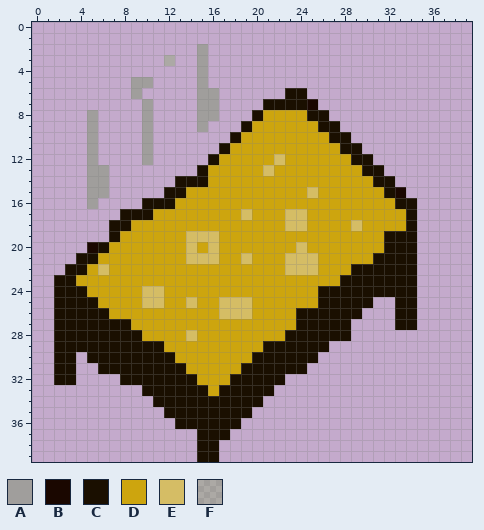
Pixel-art sprite, stored at images/fry.png. The picture above is the old version.
The file is 40x40 pixels. Pixels under 10% opacity are left out.
Palette (. is transparent): A #a09e9c  B #1a0700  C #1a0f00  D #cda50e  E #d5bd65  F #48a60231
Pixels before, first column x 2:
 2 .............A...................
 3 ..........F..A...................
 4 .............A...................
 5 .......AA....A...................
 6 .......A.....AA......CC..........
 7 ........A....AA....CCCCB.........
 8 ...A....A....AA...CDDDDCC........
 9 ...A....A....A...CDDDDDDCC.......
10 ...A....A.......CDDDDDDDDCC......
11 ...A....A......CDDDDDDDDDDCC.....
12 ...A....A.....CDDDDDEDDDDDDCC....
13 ...AA........CDDDDDEDDDDDDDDCC...
14 ...AA......CCCDDDDDDDDDDDDDDDCC..
15 ...AA.....CCDDDDDDDDDDDEDDDDDDCB.
16 ...A....CCCDDDDDDDDDDDDDDDDDDDDCC
17 ......CCCDDDDDDDDEDDDEEDDDDDDDDDC
18 .....CCDDDDDDDDDDDDDDEEDDDDEDDDDC
19 .....CDDDDDDEEEDDDDDDDDDDDDDDDCCC
20 ...BCDDDDDDDEDEDDDDDDDEDDDDDDDCCC
21 ..CCDDDDDDDDEEEDDEDDDEEEDDDDDCCCC
22 .CCDEDDDDDDDDDDDDDDDDEEEDDDCCCCCC
23 CCDDDDDDDDDDDDDDDDDDDDDDDDCCCCCCC
24 CCCDDDDDEEDDDDDDDDDDDDDDCCCCCCCCC
25 CCCCDDDDEEDDEDDEEEDDDDDDCCCCC..CC
26 CCCCCDDDDDDDDDDEEEDDDDCCCCCC...CC
27 CCCCCCCDDDDDDDDDDDDDDDCCCCC....CC
28 CCCCCCCCDDDDEDDDDDDDDCCCCCC......
29 CCCCCCCCCCDDDDDDDDDCCCCCC........
30 CC.CCCCCCCCDDDDDDDCCCCCC.........
31 CC..CCCCCCCCDDDDDCCCCCC..........
32 CC....CCCCCCCDDDCCCCC............
33 ........CCCCCCDCCCCC.............
34 .........CCCCCCCCCC..............
35 ..........CCCCCCCC...............
36 ...........CCCCCC................
37 .............CCC.................
38 .............CC..................
39 .............CC..................
New version:
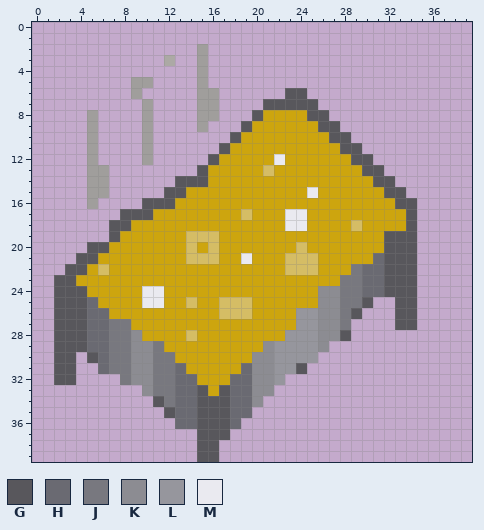
Colours new in this view: G #58575c  H #6a6a72  J #78787f  K #8c8c92  L #96969d  M #eaeaf0
Edits made:
Changed rows in their new state; - is an unchanged pixel.
first column x 2:
 6 ---------------------GG----------
 7 -------------------GGGGG---------
 8 ------------------G----GG--------
 9 -----------------G------GG-------
10 ----------------G--------GG------
11 ---------------G----------GG-----
12 --------------G-----M------GG----
13 -------------G--------------GG---
14 -----------GGG---------------GG--
15 ----------GG-----------M------GG-
16 --------GGG--------------------GG
17 ------GGG------------MM---------G
18 -----GG--------------MM---------G
19 -----G------------------------GGG
20 ---GG-------------------------GGG
21 --GG-------------M-----------HGGG
22 -GG------------------------JHHGGG
23 GG------------------------JJHHGGG
24 GGG-----MM--------------KKJJHHGGG
25 GGGH----MM--------------KKJJG--GG
26 GGGHH-----------------LLKKJG---GG
27 GGGHHJJ---------------LLKKJ----GG
28 GGGHHJJK-------------LLLKKG------
29 GGGHHJJKKJ---------KLLLLK--------
30 GG-GHJJKKJJ-------KKLLLL---------
31 GG--HJJKKJJH-----HKKLLG----------
32 GG----JKKJJHH---HHKKL------------
33 --------KJJHHG-GHHKK-------------
34 ---------GJHHGGGHHK--------------
35 ----------GHHGGGHH---------------
36 -----------HHGGGH----------------
37 -------------GGG-----------------
38 -------------GG------------------
39 -------------GG------------------
